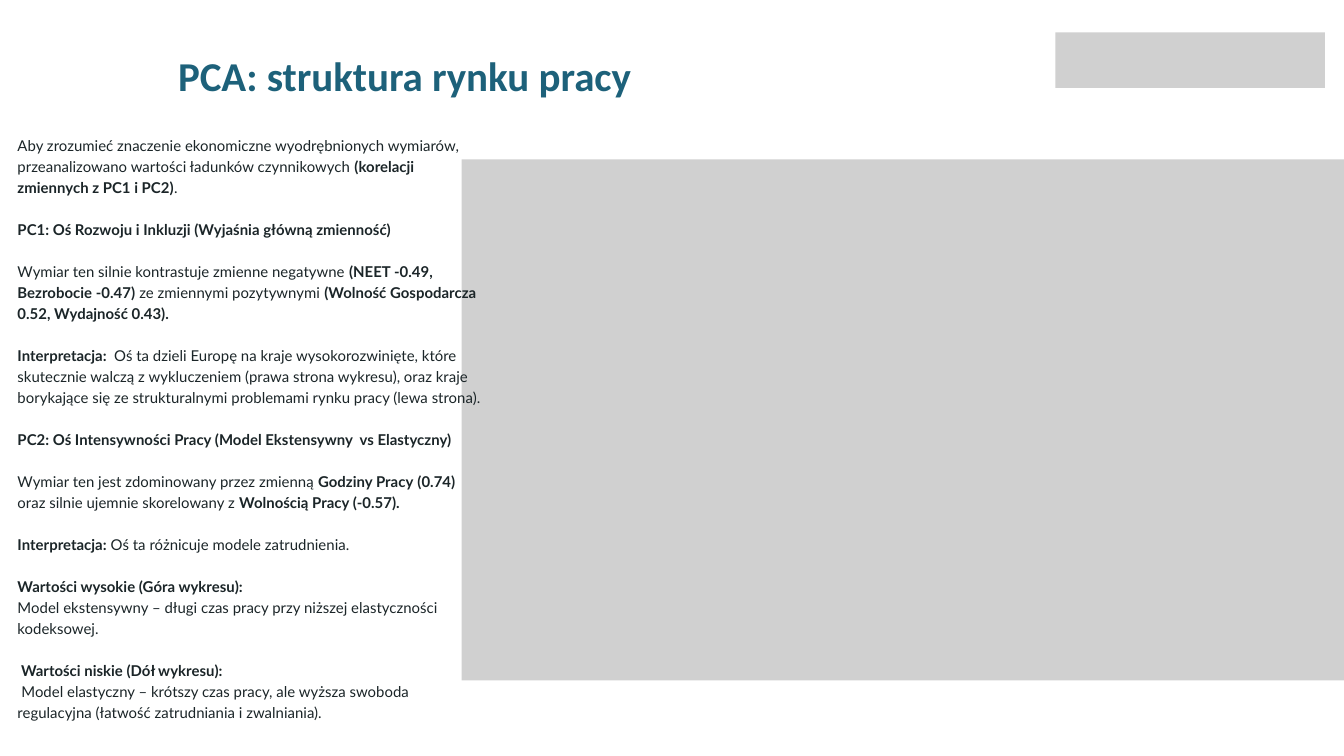
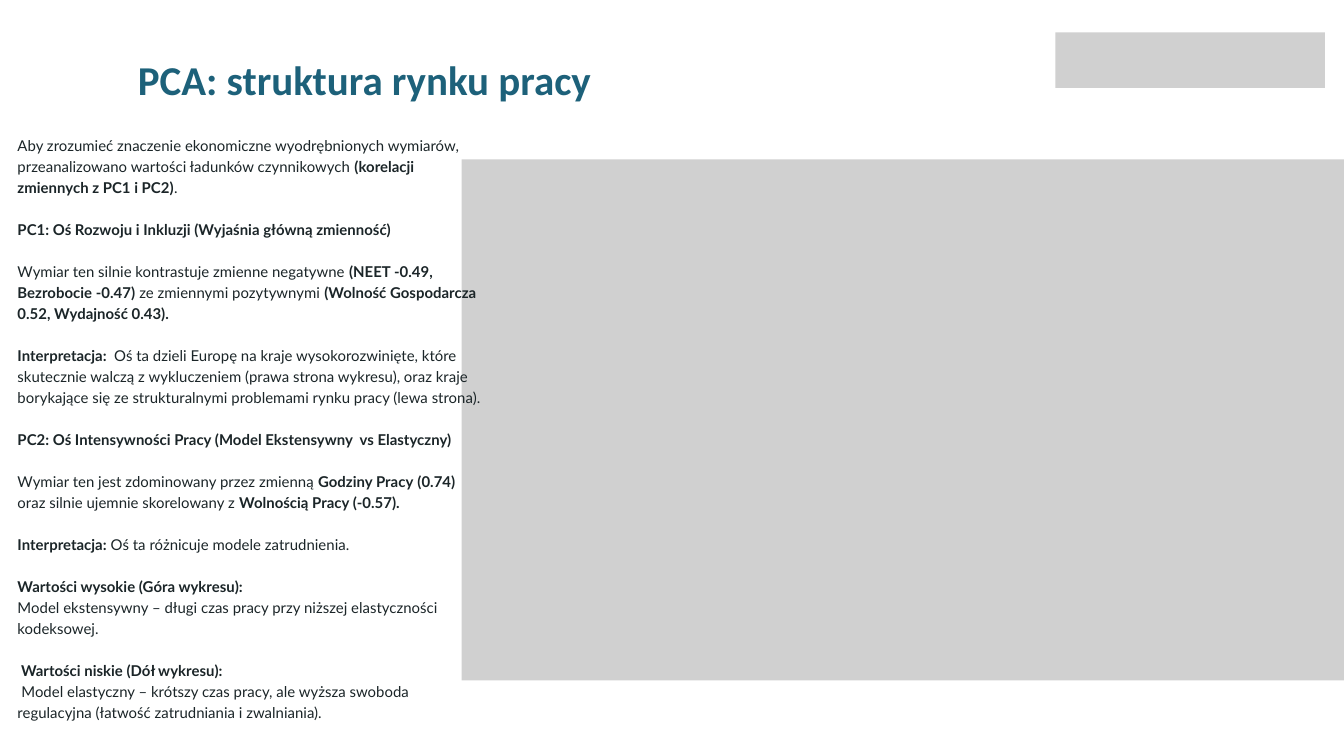
Before and after one commit to iZabela0001/Analiza-wielowymiarowa, a slide deck: slide 6 of Jakość pracy i prekaryzacja rynków pracy.pptx. Drawn at 1344x756 pixels with LibreOffice and Linux fonts; fonts in the diff are those of the drawing; grey boxes stand for pictures; background and template pictures are left out. Boxes give left, top, right and bottom in pixels: in the first picture for what was removed or moved away, otherwise in the second. Text is boxed around its words. In the diff, an @@ line names an element or a change of style, - is before the commit and + after.

```diff
--- a/Jakość pracy i prekaryzacja rynków pracy.pptx
+++ b/Jakość pracy i prekaryzacja rynków pracy.pptx
@@ text "PCA: struktura rynku pracy": place and size @@
-text "PCA: struktura rynku pracy" at [178, 62, 631, 98]
+text "PCA: struktura rynku pracy" at [138, 66, 590, 102]
```
Also in this commit, not shown: 9 other slides changed.
